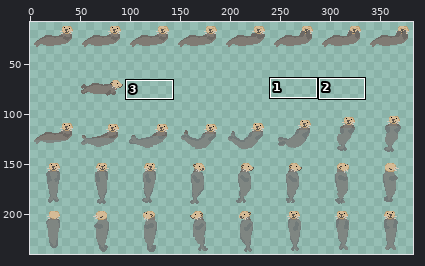
Two versions of one sprite sheet, static/rosa_48.png. The first picture is a wide view before the edit; the outline marks the close-up.
Close-up. Old version:
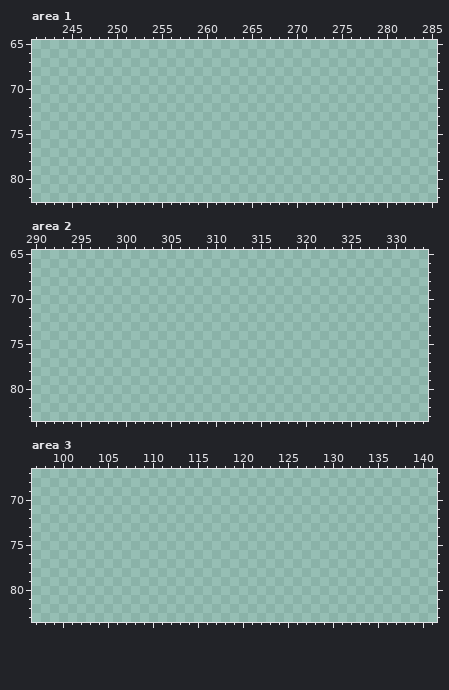
The file is 384x240 pixels. Pixels under 10% opacity are left out. Colours within 5 levels of each other are drawn and written as one. Shown: area 1: x 241..285, y 65..82; area 2: x 290..333, y 65..83; area 3: x 97..141, y 67..83. The wide view leaves out empty margins. The commit also changed other parts of the picture, which this record leaves out.
Palette (. is transparent): 
Once edited:
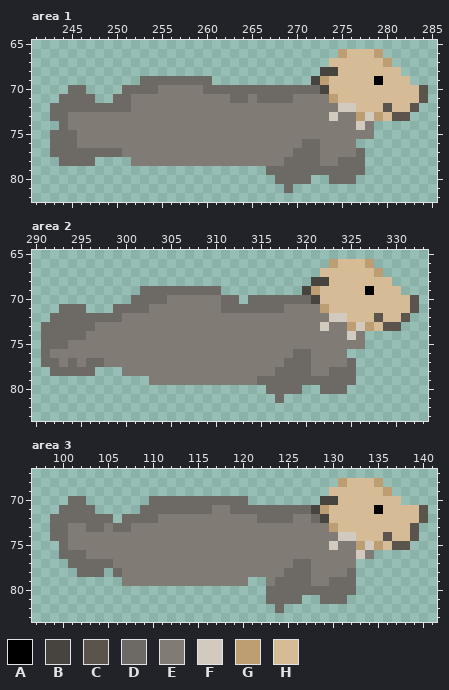
Colours new in this view: A #000000  B #47433f  C #5a544d  D #6d6964  E #807b74  F #d2cabf  G #bd9e72  H #d5bb96
Difference:
Changed rows in their new state; - is an unchanged pixel.
Area 1:
first column x 243:
66 --------------------------------GHHHG-----
67 -------------------------------HHHHHHG----
68 ------------------------------BBHHHHHHH---
69 ----------DDDDDDDD-----------BGHHHHHAHHH--
70 --DD----DDDDEEEEEDDDDDDDDDDDDDBHHHHHHHHHHC
71 -DDDD--DDEEEEEEEEEEEDDEDDDDEEEEGHHHHHHHHHC
72 DDDDDDDDDEEEEEEEEEEEEEEEEEEEEEEEFFHHHCHHC-
73 DDEEEEEEEEEEEEEEEEEEEEEEEEEEEEEFEEGFGHCC--
74 -DEEEEEEEEEEEEEEEEEEEEEEEEEEEEEEEEFE------
75 DDDEEEEEEEEEEEEEEEEEEEEEEEEEEEEEEEEE------
76 DDDEEEEEEEEEEEEEEEEEEEEEEEEEDDEEEE--------
77 DDDDDDDDEEEEEEEEEEEEEEEEEEEDDDEEEED-------
78 -DDDD----EEEEEEEEEEEEEEEEEDDDDEEDDD-------
79 ------------------------DDDDDDDDDDD-------
80 -------------------------DDDD--DDD--------
81 --------------------------D---------------
Area 2:
first column x 291:
66 --------------------------------GHHHG-----
67 -------------------------------HHHHHHG----
68 ------------------------------BBHHHHHHH---
69 -----------DDDDDDDDD---------BGHHHHHAHHH--
70 ----------DDDDEEEEEEDD-DDDDDDDBHHHHHHHHHHC
71 --DDD---DDDDEEEEEEEEDDDDDDDEEEEGHHHHHHHHHC
72 -DDDDDDDDEEEEEEEEEEEEEEEEEEEEEEEFFHHHCHHC-
73 DDDDDDEEEEEEEEEEEEEEEEEEEEEEEEEFEEGFGHCC--
74 DDDDDEEEEEEEEEEEEEEEEEEEEEEEEEEEEEFE------
75 DDDEEEEEEEEEEEEEEEEEEEEEEEEEEEEEEEEE------
76 DEEEEEEEEEEEEEEEEEEEEEEEEEEEDDEEEE--------
77 DDEDEDDEEEEEEEEEEEEEEEEEEEEDDDEEEED-------
78 -DDDDD---EEEEEEEEEEEEEEEEEDDDDEEDDD-------
79 ------------EEEEEEEEEEEEDDDDDDDDDDD-------
80 -------------------------DDDD--DDD--------
81 --------------------------D---------------
Area 3:
first column x 99:
68 --------------------------------GHHHG-----
69 -------------------------------HHHHHHG----
70 --DD-------DDDDDDDDDDD--------BBHHHHHHH---
71 -DDDD-----DDDDDDDDEEDDDDDDDDDBGHHHHHAHHHHC
72 DDDDDDD-DDDDEEEEEEEEEEEDDDDEEDBHHHHHHHHHHC
73 DDEEDDEDDEEEEEEEEEEEEEEEEEEEEEEGHHHHHHHHC-
74 DDEEEEEEEEEEEEEEEEEEEEEEEEEEEEEEFFHHHCHHC-
75 -DEEEEEEEEEEEEEEEEEEEEEEEEEEEEEFEEGFGHCC--
76 -DDDEEEEEEEEEEEEEEEEEEEEEEEEEEEEEEFE------
77 --DDDDDEEEEEEEEEEEEEEEEEEEEDDEEEEE--------
78 ---DDD-DEEEEEEEEEEEEEEEEEEDDDEEEED--------
79 --------EEEEEEEEEEEEEE--EDDDDEEDDD--------
80 ------------------------DDDDDDDDDD--------
81 ------------------------DDDD--DDD---------
82 -------------------------D----------------
Where, in picture pixels (left, top, right, bottom), the same in both close-ups:
added: (50, 49, 428, 193)
added: (41, 259, 419, 403)
added: (50, 478, 428, 613)
